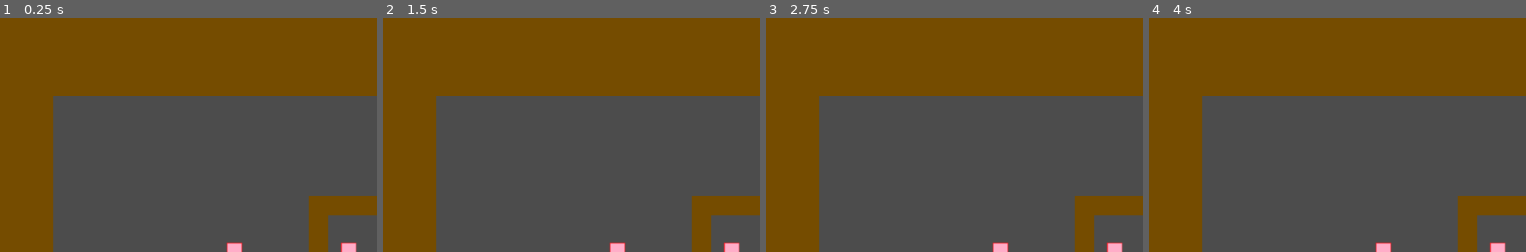
Above: before the commit, frames 1-4 (left to right).
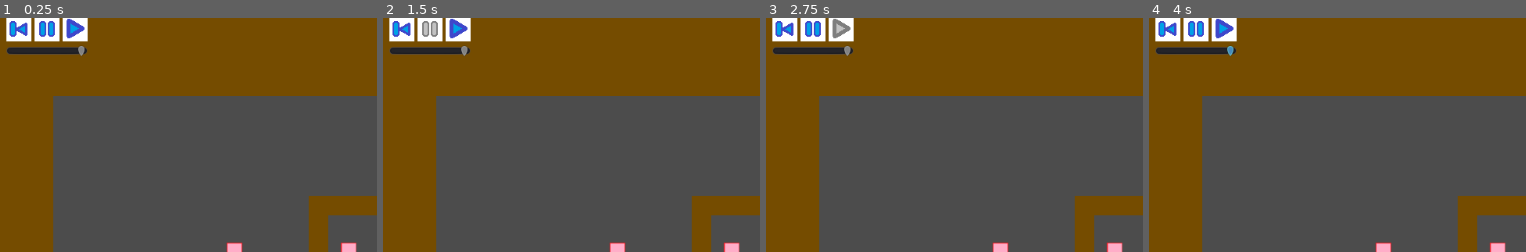
Above: after the commit, the same moments.

Repository: Charidan/Kleptochron
Game: Godot game, scene res://scenes/CollisionTest.tscn
Two runs of this game, one before a commit and one after it. Both use one fixed random seed, a clock stepped at 60 frames per second and the inputs below.
Inputs (mouse positions are % of the whole screen's width and height, from its top left):
- Up to frame 1 (0.25 s): no input
- Up to frame 2 (1.5 s): click (3, 2) at 0.52 s; click (6, 2) at 1.27 s
- Up to frame 3 (2.75 s): click (10, 2) at 2.02 s
- Up to frame 4 (4 s): tap Enter at 2.75 s; hold Right (ui_right) 2.78-3.53 s; tap Space at 3.5 s; hold Down (ui_down) from 3.53 s (still down)
The pictures show only the part of the screen within x 0-50%, y 0-50%; the shares and areas given below are measured in that part.

The runs differ from the first frame. In frame 1, 2.8% of the frame differs, in the area x 1-24%, y 0-17%; in frame 2, 2.8%; in frame 3, 2.8%; in frame 4, 2.8%.

Commit message:
WIP sort-of implemented a time travel HUD but everything's fucked

Diff:
--- a/scenes/CollisionTest.tscn
+++ b/scenes/CollisionTest.tscn
@@ -1,12 +1,13 @@
-[gd_scene load_steps=6 format=2]
+[gd_scene load_steps=7 format=2]
 
 [ext_resource path="res://scripts/CollisionTest.gd" type="Script" id=1]
 [ext_resource path="res://scenes/Character.tscn" type="PackedScene" id=2]
 [ext_resource path="res://scenes/Wall.tscn" type="PackedScene" id=3]
 [ext_resource path="res://scenes/pressureplate.tscn" type="PackedScene" id=4]
 [ext_resource path="res://scenes/Door.tscn" type="PackedScene" id=5]
+[ext_resource path="res://scenes/HUD.tscn" type="PackedScene" id=6]
 
-[node name="Node2D" type="Node2D" index="0"]
+[node name="Node2D" type="Node2D"]
 
 script = ExtResource( 1 )
 
@@ -84,3 +85,5 @@
 scale = Vector2( 2.39617, 1.56712 )
 PASSWORD = "alpha"
 SPEED = 9
+
+[node name="HUD" parent="." index="14" instance=ExtResource( 6 )]
--- /dev/null
+++ b/scenes/HUD.tscn
@@ -0,0 +1,176 @@
+[gd_scene load_steps=8 format=2]
+
+[ext_resource path="res://scripts/HUD.gd" type="Script" id=1]
+[ext_resource path="res://assets/time_jump.png" type="Texture" id=2]
+[ext_resource path="res://assets/time_pause.png" type="Texture" id=3]
+[ext_resource path="res://assets/time_pause_disabled.png" type="Texture" id=4]
+[ext_resource path="res://assets/time_play.png" type="Texture" id=5]
+[ext_resource path="res://assets/time_play_disabled.png" type="Texture" id=6]
+[ext_resource path="res://scenes/time_slider.gd" type="Script" id=7]
+
+[node name="HUD" type="MarginContainer" index="0"]
+
+pause_mode = 2
+anchor_left = 0.0
+anchor_top = 1.0
+anchor_right = 1.0
+anchor_bottom = 1.0
+margin_top = -52.0
+rect_pivot_offset = Vector2( 0, 0 )
+rect_clip_content = false
+mouse_filter = 0
+mouse_default_cursor_shape = 0
+size_flags_horizontal = 3
+size_flags_vertical = 1
+script = ExtResource( 1 )
+_sections_unfolded = [ "Anchor", "Grow Direction", "Hint", "Pause", "Rect", "Size Flags" ]
+
+[node name="VBoxContainer" type="VBoxContainer" parent="." index="0"]
+
+anchor_left = 0.0
+anchor_top = 0.0
+anchor_right = 0.0
+anchor_bottom = 0.0
+margin_left = 8.0
+margin_right = 1024.0
+margin_bottom = 52.0
+rect_pivot_offset = Vector2( 0, 0 )
+rect_clip_content = false
+mouse_filter = 1
+mouse_default_cursor_shape = 0
+size_flags_horizontal = 1
+size_flags_vertical = 1
+alignment = 0
+_sections_unfolded = [ "Pause" ]
+
+[node name="HBoxContainer" type="HBoxContainer" parent="VBoxContainer" index="0"]
+
+anchor_left = 0.0
+anchor_top = 0.0
+anchor_right = 0.0
+anchor_bottom = 0.0
+margin_right = 1016.0
+margin_bottom = 32.0
+rect_pivot_offset = Vector2( 0, 0 )
+rect_clip_content = false
+mouse_filter = 1
+mouse_default_cursor_shape = 0
+size_flags_horizontal = 1
+size_flags_vertical = 1
+alignment = 2
+_sections_unfolded = [ "Grow Direction", "Size Flags" ]
+
+[node name="button_jump" type="TextureButton" parent="VBoxContainer/HBoxContainer" index="0"]
+
+anchor_left = 0.0
+anchor_top = 0.0
+anchor_right = 0.0
+anchor_bottom = 0.0
+margin_left = 912.0
+margin_right = 944.0
+margin_bottom = 32.0
+rect_pivot_offset = Vector2( 0, 0 )
+rect_clip_content = false
+focus_mode = 2
+mouse_filter = 0
+mouse_default_cursor_shape = 0
+size_flags_horizontal = 1
+size_flags_vertical = 1
+toggle_mode = false
+action_mode = 0
+enabled_focus_mode = 2
+shortcut = null
+group = null
+texture_normal = ExtResource( 2 )
+texture_pressed = ExtResource( 2 )
+texture_hover = ExtResource( 2 )
+texture_disabled = ExtResource( 2 )
+texture_focused = ExtResource( 2 )
+_sections_unfolded = [ "Anchor", "Focus", "Grow Direction", "Hint", "Margin", "Material", "Mouse", "Pause", "Rect", "Size Flags", "Textures", "Theme", "Visibility" ]
+
+[node name="button_pause" type="TextureButton" parent="VBoxContainer/HBoxContainer" index="1"]
+
+anchor_left = 0.0
+anchor_top = 0.0
+anchor_right = 0.0
+anchor_bottom = 0.0
+margin_left = 948.0
+margin_right = 980.0
+margin_bottom = 32.0
+rect_pivot_offset = Vector2( 0, 0 )
+rect_clip_content = false
+focus_mode = 2
+mouse_filter = 0
+mouse_default_cursor_shape = 0
+size_flags_horizontal = 1
+size_flags_vertical = 1
+toggle_mode = false
+action_mode = 0
+enabled_focus_mode = 2
+shortcut = null
+group = null
+texture_normal = ExtResource( 3 )
+texture_pressed = ExtResource( 3 )
+texture_hover = ExtResource( 4 )
+texture_disabled = ExtResource( 3 )
+texture_focused = ExtResource( 4 )
+_sections_unfolded = [ "Textures" ]
+
+[node name="button_play" type="TextureButton" parent="VBoxContainer/HBoxContainer" index="2"]
+
+anchor_left = 0.0
+anchor_top = 0.0
+anchor_right = 0.0
+anchor_bottom = 0.0
+margin_left = 984.0
+margin_right = 1016.0
+margin_bottom = 32.0
+rect_pivot_offset = Vector2( 0, 0 )
+rect_clip_content = false
+focus_mode = 2
+mouse_filter = 0
+mouse_default_cursor_shape = 0
+size_flags_horizontal = 1
+size_flags_vertical = 1
+toggle_mode = false
+action_mode = 0
+enabled_focus_mode = 2
+shortcut = null
+group = null
+texture_normal = ExtResource( 5 )
+texture_pressed = ExtResource( 5 )
+texture_hover = ExtResource( 6 )
+texture_disabled = ExtResource( 5 )
+texture_focused = ExtResource( 6 )
+_sections_unfolded = [ "Textures" ]
+
+[node name="time_slider" type="HSlider" parent="VBoxContainer" index="1"]
+
+anchor_left = 0.0
+anchor_top = 0.0
+anchor_right = 0.0
+anchor_bottom = 0.0
+margin_top = 36.0
+margin_right = 1016.0
+margin_bottom = 52.0
+rect_pivot_offset = Vector2( 0, 0 )
+rect_clip_content = false
+focus_mode = 2
+mouse_filter = 0
+mouse_default_cursor_shape = 0
+size_flags_horizontal = 1
+size_flags_vertical = 0
+min_value = 0.0
+max_value = 1.0
+step = 0.01
+page = 0.0
+value = 1.0
+exp_edit = false
+rounded = false
+editable = true
+tick_count = 0
+ticks_on_borders = false
+focus_mode = 2
+script = ExtResource( 7 )
+
+[connection signal="value_changed" from="VBoxContainer/time_slider" to="VBoxContainer/time_slider" method="timeskip"]
--- /dev/null
+++ b/scenes/time_slider.gd
@@ -0,0 +1,20 @@
+extends HSlider
+signal pause
+
+# class member variables go here, for example:
+# var a = 2
+# var b = "textvar"
+
+const UPP_DISTANCE = 600
+
+func _ready():
+	# Called when the node is added to the scene for the first time.
+	# Initialization here
+	self.connect("value_changed", self, "timeskip")
+
+func timeskip(val):
+	print('haha')
+	emit_signal("pause")
+	# TODO ask global to travel us back to the time
+	print("UPP = " + str(global.furthest_present - UPP_DISTANCE) + " beach = " + str(global.furthest_present) + " target = " + str(lerp(global.furthest_present - UPP_DISTANCE, global.furthest_present, val)))
+	global.time_travel_back(lerp(global.furthest_present - UPP_DISTANCE, global.furthest_present, val), get_tree().get_root().get_children()[len(get_tree().get_root().get_children()) - 1].get_children())
--- /dev/null
+++ b/scripts/HUD.gd
@@ -0,0 +1,34 @@
+extends MarginContainer
+
+# class member variables go here, for example:
+var button_jump
+var button_pause
+var button_play
+var time_slider
+
+func _ready():
+	# Called when the node is added to the scene for the first time.
+	# Initialization here
+	time_slider = find_node("time_slider")
+	button_jump = find_node("button_jump")
+	button_pause = find_node("button_pause")
+	button_play = find_node("button_play")
+
+	time_slider.connect("pause", self, "pause")
+	button_jump.connect("pause", self, "pause")
+	button_pause.connect("pressed", self, "pause")
+	button_play.connect("pressed", self, "unpause")
+
+func pause():
+	print("paused")
+	button_pause.disabled = true
+	button_play.disabled = false
+	get_tree().paused = true
+
+func unpause():
+	print("played")
+	button_pause.disabled = false
+	button_play.disabled = true
+	global.furthest_present = global.time
+	time_slider.value = 1
+	get_tree().paused = false
--- a/scripts/global.gd
+++ b/scripts/global.gd
@@ -1,14 +1,17 @@
 extends Node
 
-var time = 0
+var time = 600
+var furthest_present = 600
 
 func _physics_process(delta):
 	time += 1
+	if time > furthest_present:
+		furthest_present = time
 	if time % 100 == 0:
 		print(time)
 
 func reset_time():
-	time = 0
+	time = 600
 
 func find_adjacent_events(t, event_list):
 	#Does a binary search
@@ -48,6 +51,8 @@
 			return [event_list[m], event_list[m]]
 
 func time_travel_back(delta, children):
+	print(children)
+	delta = int(delta)
 	var prevtime = time
 	time -= delta
 	print("TIME TRAVEL from " + str(prevtime) + " to " + str(time))
Binary file added: assets/time_jump.png
Not shown, added: assets/time_jump.png.import
Binary file added: assets/time_pause.png
Not shown, added: assets/time_pause.png.import
Binary file added: assets/time_pause_disabled.png
Not shown, added: assets/time_pause_disabled.png.import
Binary file added: assets/time_play.png
Not shown, added: assets/time_play.png.import
Binary file added: assets/time_play_disabled.png
Not shown, added: assets/time_play_disabled.png.import
